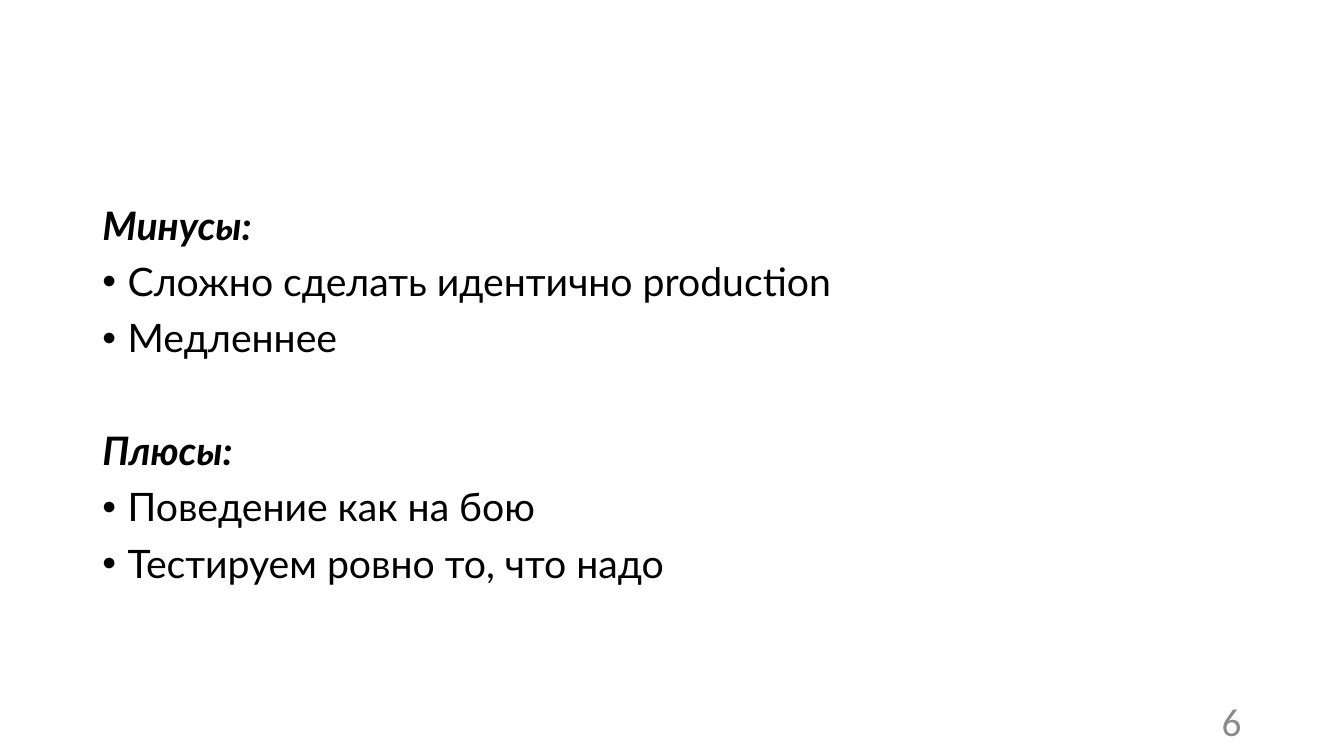
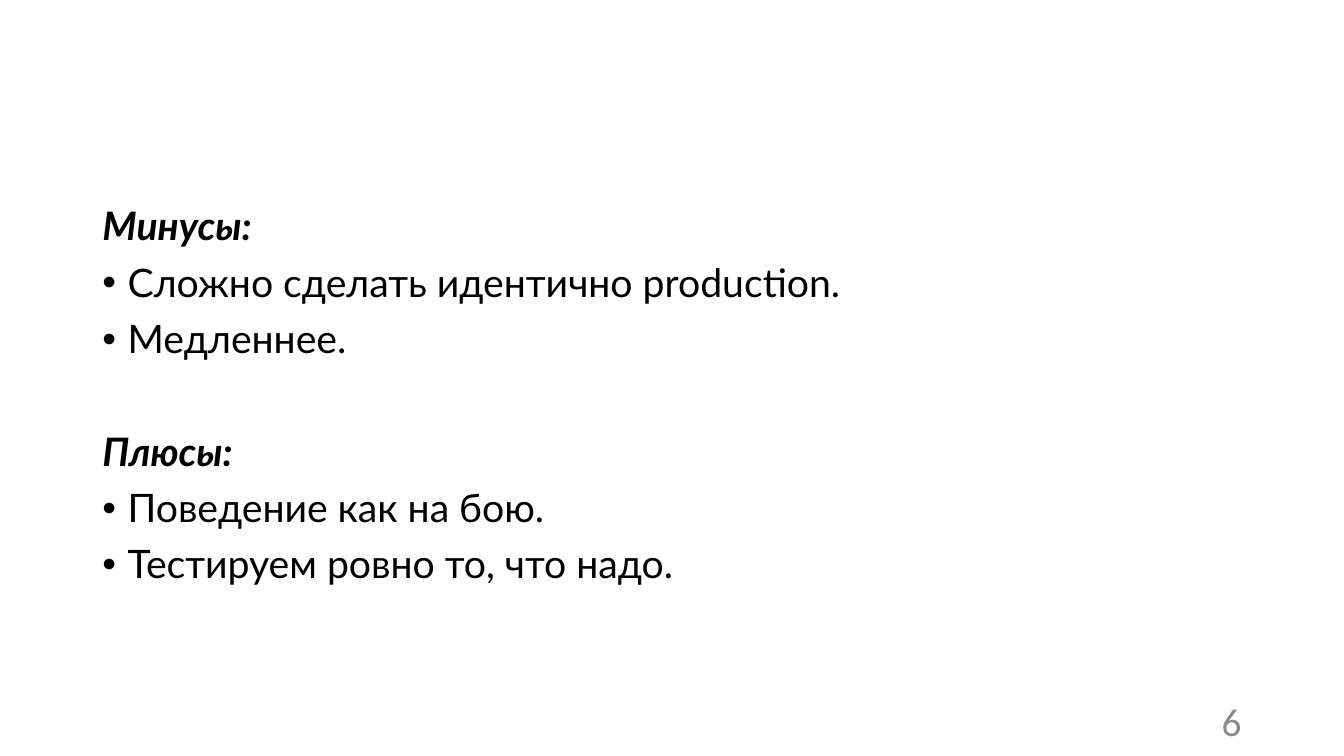
Before and after one commit to Sa1Gur/DbTest.Containers, a slide deck: slide 6 of DbaseTesting.pptx. Drawn at 1344x756 pixels with LibreOffice and Linux fonts; fonts in the diff are those of the drawing; background and template pictures are left out. Boxes give left, top, right and bottom in pixels: in the first picture for what was removed or moved away, otherwise in the second. Text is boxed around its words. In the diff, an @@ line names an element or a change of style, - is before the commit and + after.

```diff
--- a/DbaseTesting.pptx
+++ b/DbaseTesting.pptx
@@ text at [128, 268, 840, 360]: text changed @@
-• Сложно сделать идентично production
-• Медленнее
+• Сложно сделать идентично production.
+• Медленнее.
@@ text at [128, 493, 673, 585]: text changed @@
-• Поведение как на бою
-• Тестируем ровно то, что надо
+• Поведение как на бою.
+• Тестируем ровно то, что надо.
```
Also in this commit, not shown: 15 other slides changed, 1 other file.
